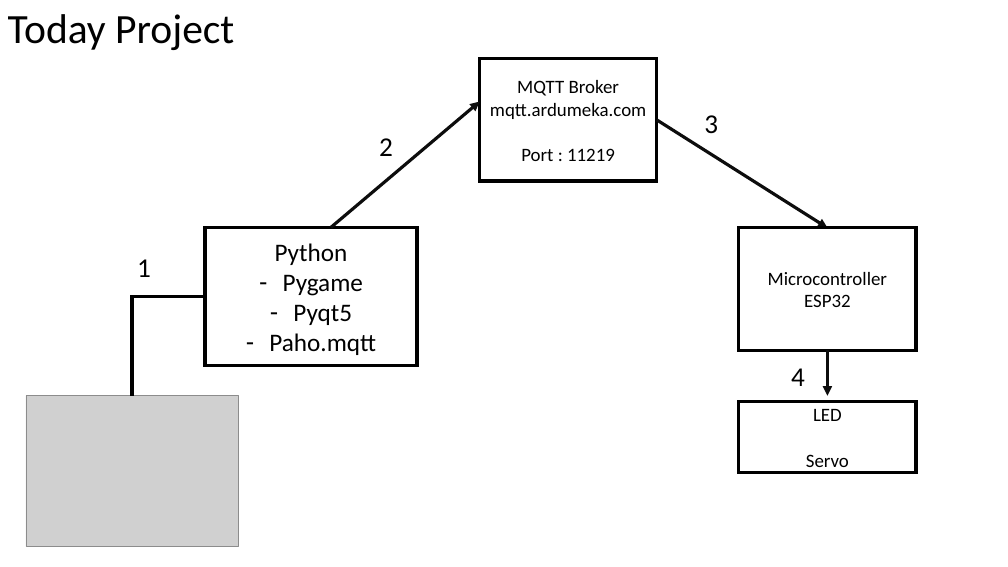
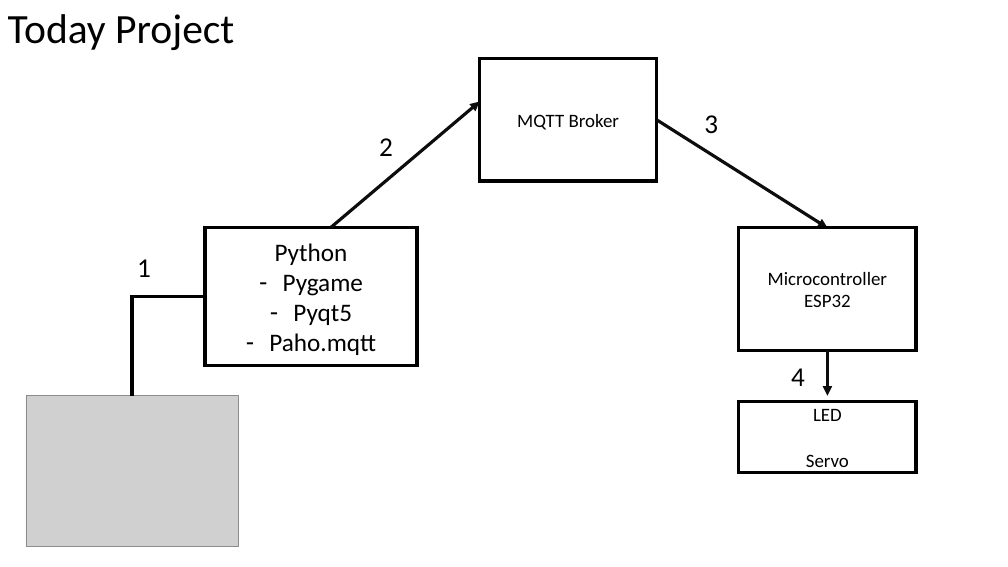
Before and after one commit to muhammadhusni777/Ardumeka-Pygame, a slide deck: slide 7 of Presentasi.pptx (slide 5 before the commit). Drawn at 1008x567 pixels with LibreOffice and Linux fonts; fonts in the diff are those of the drawing; grey boxes stand for pictures. Boxes give left, top, right and bottom in pixels: in the first picture for what was removed or moved away, otherwise in the second. Text is boxed around its words. In the diff, an @@ line names an element or a change of style, - is before the commit and + after.

```diff
--- a/Presentasi.pptx
+++ b/Presentasi.pptx
@@ text in rectangle at <box>490,103,646,161</box>: paragraphs removed @@
-mqtt.ardumeka.com
-Port : 11219
```
Also in this commit, not shown: 6 other slides changed, 13 slides added, 1 slide removed, 6 other files.
